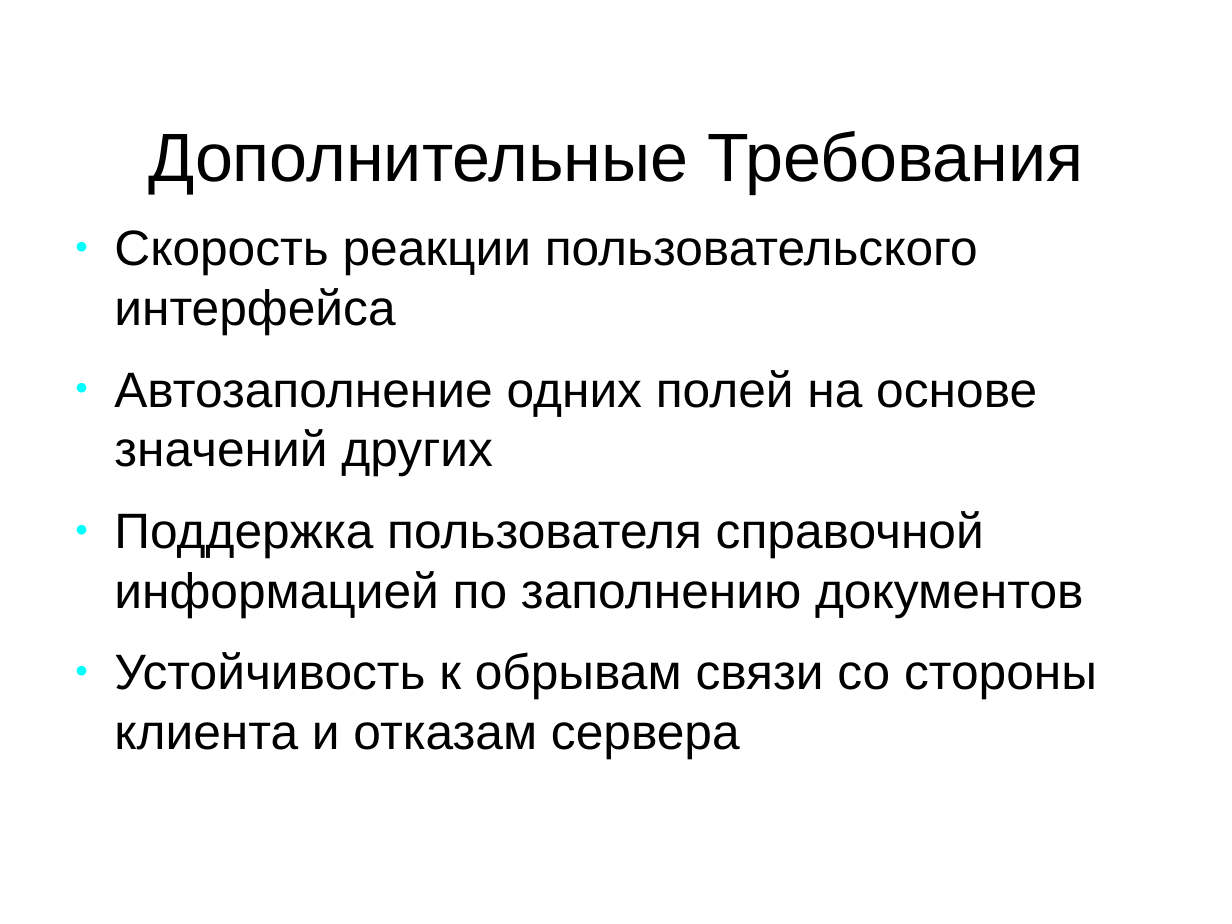
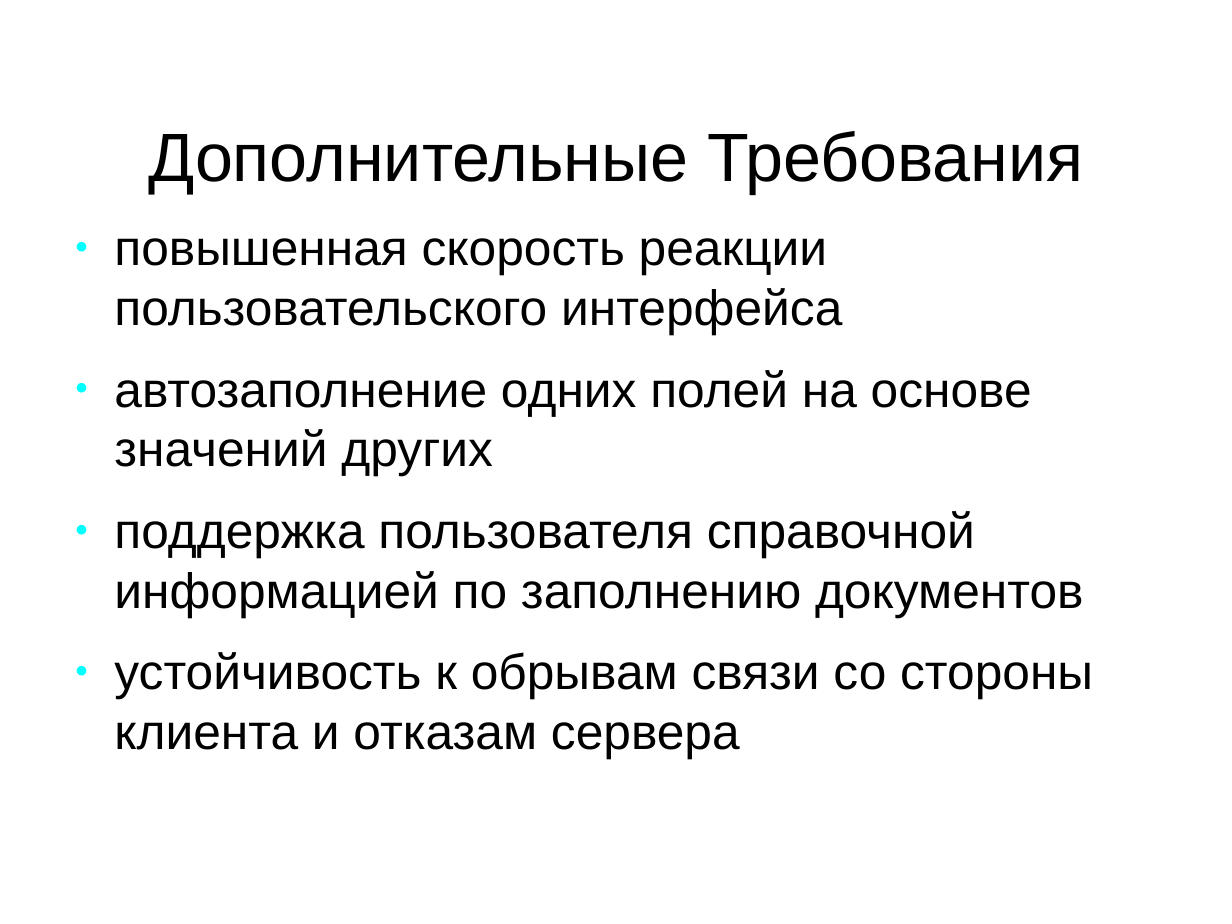
Before and after one commit to aeremenok/a-team-777, a slide deck: slide 5 of diploma/eav/diploma/demo.odp (slide 4 before the commit). Drawn at 1232x924 pixels with LibreOffice and Linux fonts; fonts in the diff are those of the drawing. Boxes give left, top, right and bottom in pixels: in the first picture for what was removed or moved away, otherwise in the second. Text is boxed around its words. In the diff, an @@ line names an element or a change of style, - is before the commit and + after.

```diff
--- a/diploma/eav/diploma/demo.odp
+++ b/diploma/eav/diploma/demo.odp
@@ text at bbox=[114, 238, 1093, 758]: text changed @@
-● Скорость реакции пользовательского интерфейса
-● Автозаполнение одних полей на основе значений других
-● Поддержка пользователя справочной информацией по заполнению документов
-● Устойчивость к обрывам связи со стороны клиента и отказам сервера
+● повышенная скорость реакции пользовательского интерфейса
+● автозаполнение одних полей на основе значений других
+● поддержка пользователя справочной информацией по заполнению документов
+● устойчивость к обрывам связи со стороны клиента и отказам сервера
```
Also in this commit, not shown: 3 other slides changed, 1 slide added, 3 other files.
